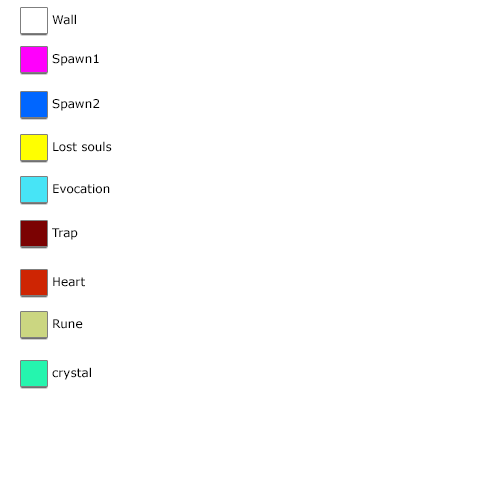
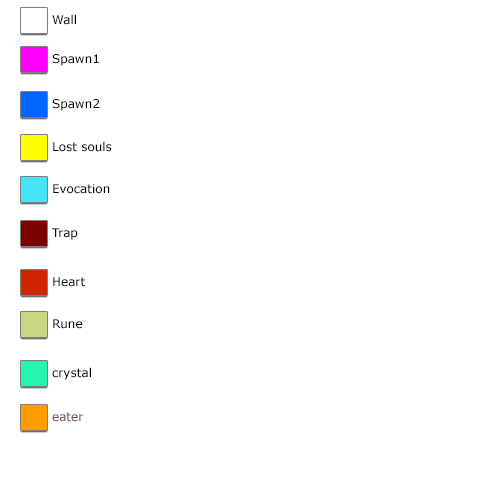
Layer changes from the first 500 × 500 image to the second:
added group "Group 1 copy 9" with 2 layers above "Group 1 copy 8" over [21, 405, 84, 430]
added layer "Layer 1" (1st of 10, in "Group 1 copy 9") in group "Group 1 copy 9" over [21, 405, 47, 430]
added layer "eater" in group "Group 1 copy 9" over [52, 412, 84, 422]
